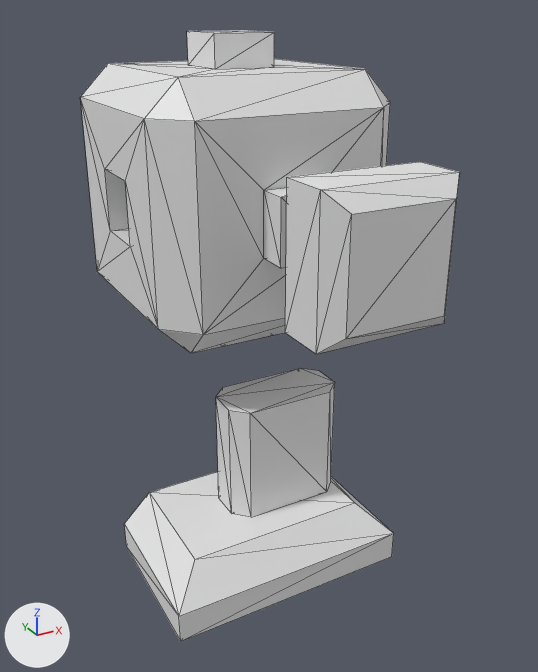
The glTF model web/stl/ddr-robot.glb, before and after one commit.
Rendered twice from a 50 mm lens placed at (-2.72, -5.57, 1.41), pointed at (-0.06, -0.74, -1.01). The lights are fixed; the arrows at lower left show +X, +Y and +Z. Mesh edges are drawn as thin lines. Vertices at the same position are counted once.

The first picture shows 'body', 'foot', 'hand', 'leg'.
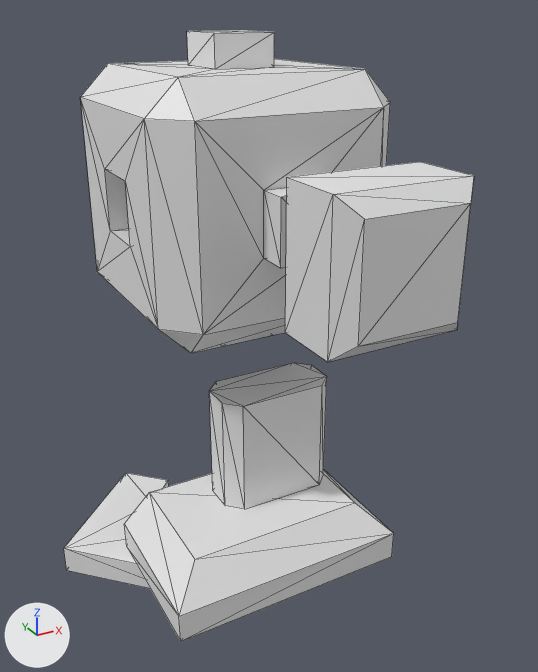
Commit message: Robot update

What differs and where, as boxes [x1, y1, x2, y2] in the pictures (538 x 672 px):
'hand', reshaped (8% wider): before [285, 162, 460, 354]; after [285, 162, 474, 362]
'leg', moved: before [216, 368, 335, 517]; after [209, 363, 327, 509]
'arrow', added: after [64, 473, 169, 588]

Edits to the bpy script that builds the scene:
```text
Change me_cube_007:
    where me_cube_007.from_pydata(...)  # 12 vertices, 20 faces; spans x -0.5..0.5, y -0.5..0.0, z -0.5..0.5
    used by ob_hand; location = (0.0, -2.25, 0.0); rotation_euler = (0.0, -3.142, 0.0), in degrees (0, -180, 0); scale = (-1.0, -1.0, -1.0)
    before: 4 (-0.375, 0.0, -0.375) at pixel (346, 338), 5 (-0.5, -0.125, -0.5) at pixel (316, 354), 6 (-0.375, 0.0, 0.375) at pixel (351, 214), 7 (-0.5, -0.125, 0.5) at pixel (320, 189), 8 (0.375, 0.0, -0.375) at pixel (444, 315)
    before: 9 (0.5, -0.125, -0.5) at pixel (444, 323), 10 (0.5, -0.125, 0.5) at pixel (459, 172), 11 (0.375, 0.0, 0.375) at pixel (456, 198)
    me_cube_007 part 1
    add for i in [*range(4, 12)]: me_cube_007.vertices[i].co += Vector((0.0, 0.125, 0.0))
Add me_plane_001:
    me_plane_001.from_pydata(...)  # 20 vertices, 36 faces; spans x 0.0..1.77, y -0.88..0.88, z 0.0..0.25
Change ob_leg:
    ob_leg.location: (0.0, -0.75, -2.0) -> (0.0, -0.625, -2.0)
Add ob_arrow:
    ob_arrow = bpy.data.objects.new('arrow', me_plane_001)
    ob_arrow.location = (0.0, 0.0, -3.25)
    ob_arrow.rotation_euler = (3.142, 0.0, 0.0)  # degrees (180, 0, 0)
    ob_arrow.scale = (-0.989, -0.989, -0.989)
```
